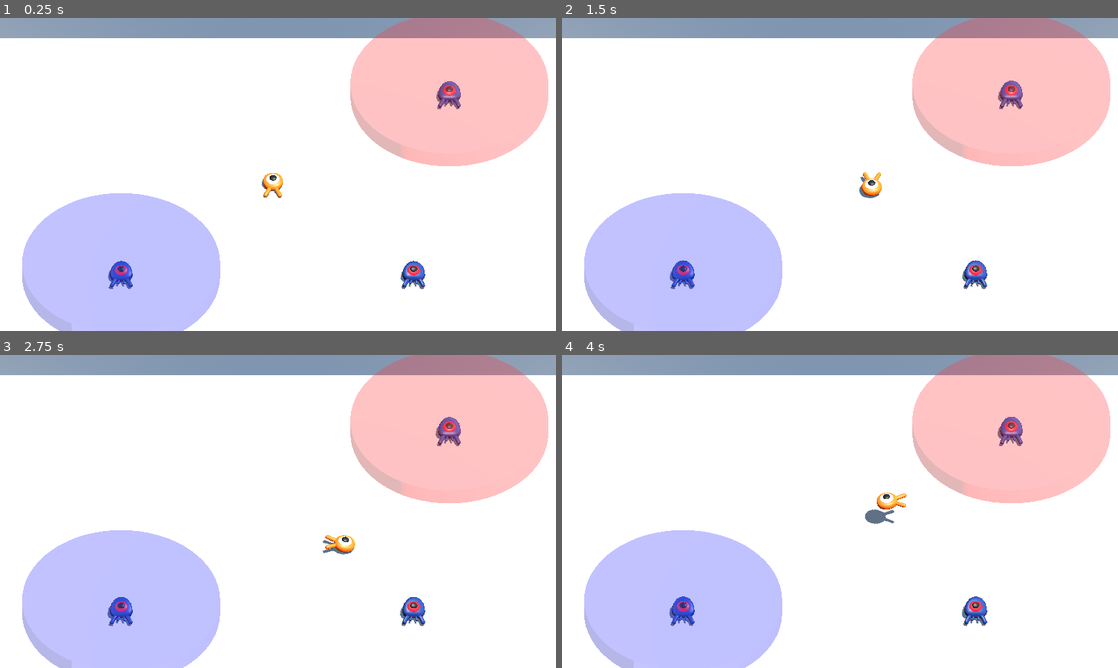
Above: before the commit, frames 1-4 (two rows, left to right).
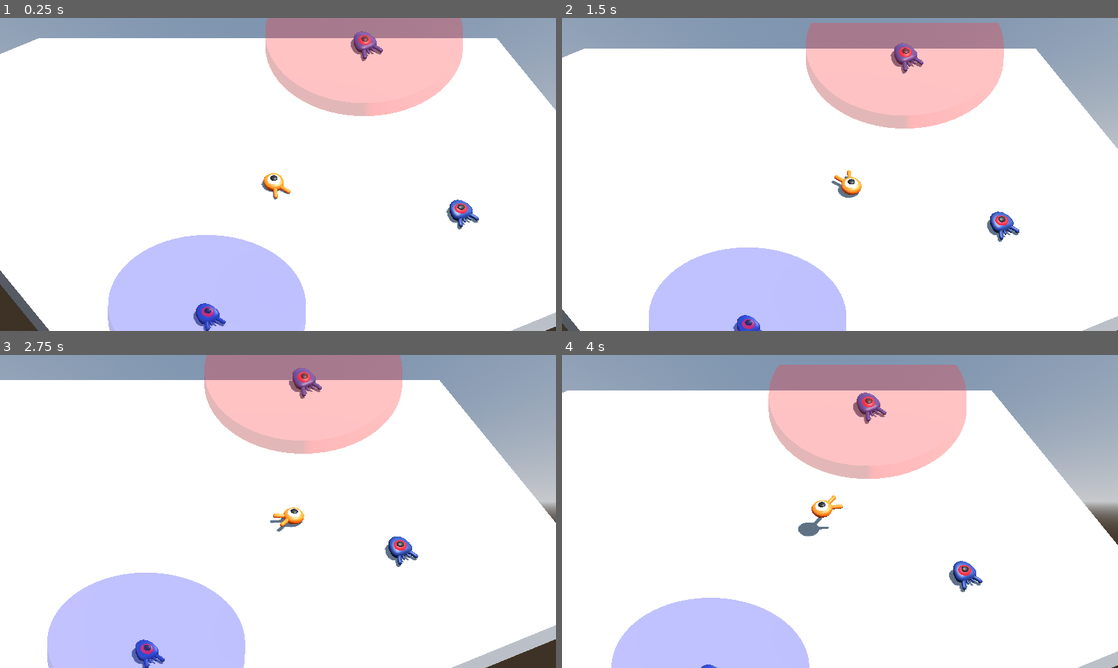
Above: after the commit, the same moments.

Repository: amhndu/chronos-rift
Game: Godot game, scene res://Main.tscn
The game is run twice, just before and just after one commit, with the same random seed, the same clock (stepped at 60 frames per second) and the same inputs.
Inputs:
- Up to frame 1 (0.25 s): no input
- Up to frame 2 (1.5 s): hold Right (move_right) 0.53-1.28 s; tap Space (jump) at 0.77 s; hold Down (move_back) from 1.28 s (still down)
- Up to frame 3 (2.75 s): tap Space (jump) at 1.52 s; release Down (move_back) at 2.03 s; hold Right (move_right) from 2.03 s (still down)
- Up to frame 4 (4 s): release Right (move_right) at 2.78 s; hold Up (move_forward) 2.78-3.53 s; tap Space (jump) at 3.02, 3.77 s; hold Left (move_left) from 3.53 s (still down)

The runs differ from the first frame. In frame 1, 29% of the frame differs, in the area x 0-100%, y 0-100%; in frame 2, 31%; in frame 3, 32%; in frame 4, 35%.

Commit message:
feat: add camera follow script and rotate camera to isometric

Diff:
--- /dev/null
+++ b/CameraFollow.gd
@@ -0,0 +1,13 @@
+extends Camera3D
+
+@export_node_path("Node3D") var cameraPivotPath
+@export_node_path("Node3D") var objectToFollowPath
+
+@onready var cameraPivot = get_node(cameraPivotPath)
+@onready var objectToFollow = get_node(objectToFollowPath)
+
+@export var camAccel = 2 # Speed With Which The Camera Follows Up The Player (Not Need When Not using the `linear_interpolate` function
+
+func _process(delta):
+	cameraPivot.global_position = cameraPivot.global_position.lerp(objectToFollow.global_position, delta * camAccel)
+	#cameraPivot.global_position = objectToFollow.global_position # Un-Comment This & Comment Above if you want camera to just follow the player without any smooth follow-up
--- a/Main.tscn
+++ b/Main.tscn
@@ -1,8 +1,9 @@
-[gd_scene load_steps=10 format=3 uid="uid://2y3ar4s86yra"]
+[gd_scene load_steps=11 format=3 uid="uid://2y3ar4s86yra"]
 
 [ext_resource type="Script" path="res://Main.gd" id="1"]
 [ext_resource type="PackedScene" uid="uid://dp478jyugrn7o" path="res://Player.tscn" id="2"]
 [ext_resource type="PackedScene" uid="uid://ha0ar5s2c3m4" path="res://Mob.tscn" id="3"]
+[ext_resource type="Script" path="res://CameraFollow.gd" id="4_4ilyq"]
 
 [sub_resource type="BoxShape3D" id="1"]
 size = Vector3(60, 2, 60)
@@ -79,7 +80,7 @@
 [node name="Player" parent="." instance=ExtResource("2")]
 
 [node name="CameraPivot" type="Marker3D" parent="."]
-transform = Transform3D(1, 0, 0, 0, 0.707107, 0.707107, 0, -0.707107, 0.707107, 0.183514, 0, 0)
+transform = Transform3D(0.866025, 0.353553, -0.353553, 0, 0.707107, 0.707107, 0.5, -0.612373, 0.612373, 0.183514, 0, 0)
 
 [node name="Camera" type="Camera3D" parent="CameraPivot"]
 transform = Transform3D(1, 0, 0, 0, 1, 0, 0, 0, 1, 0.346452, 1.01524, 25.2374)
@@ -87,6 +88,9 @@
 fov = 48.6
 size = 31.5868
 far = 40.0
+script = ExtResource("4_4ilyq")
+cameraPivotPath = NodePath("..")
+objectToFollowPath = NodePath("../../Player")
 
 [node name="Mobs" type="Node" parent="."]
 
